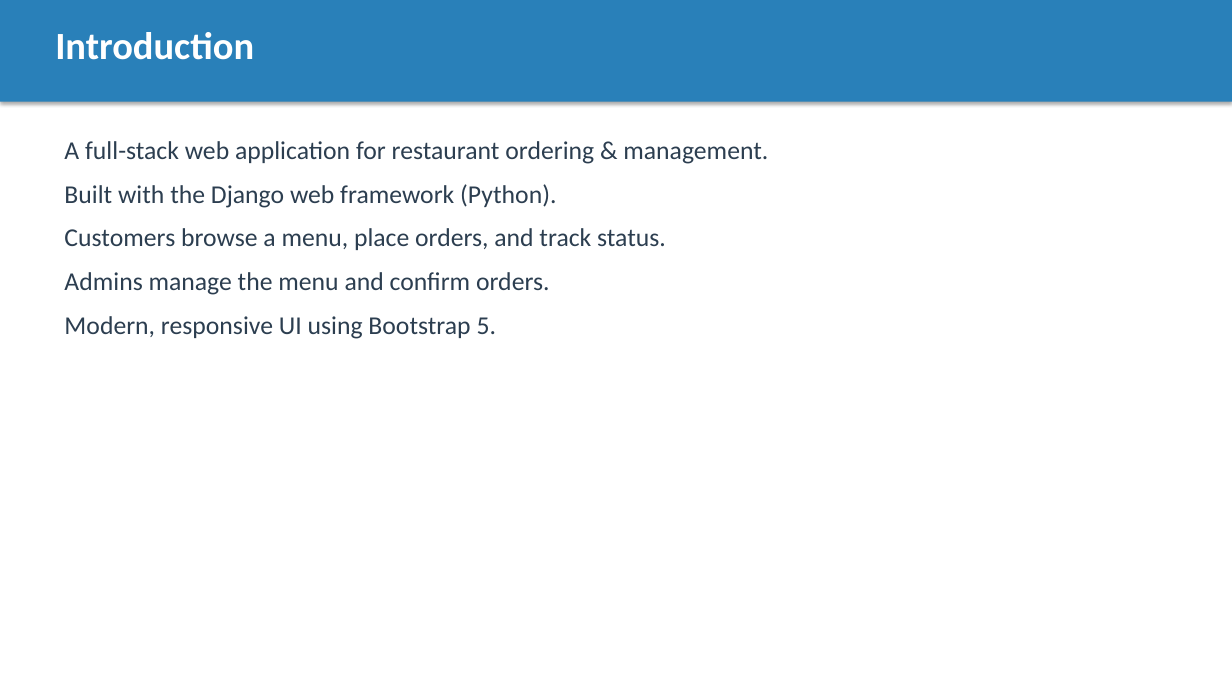
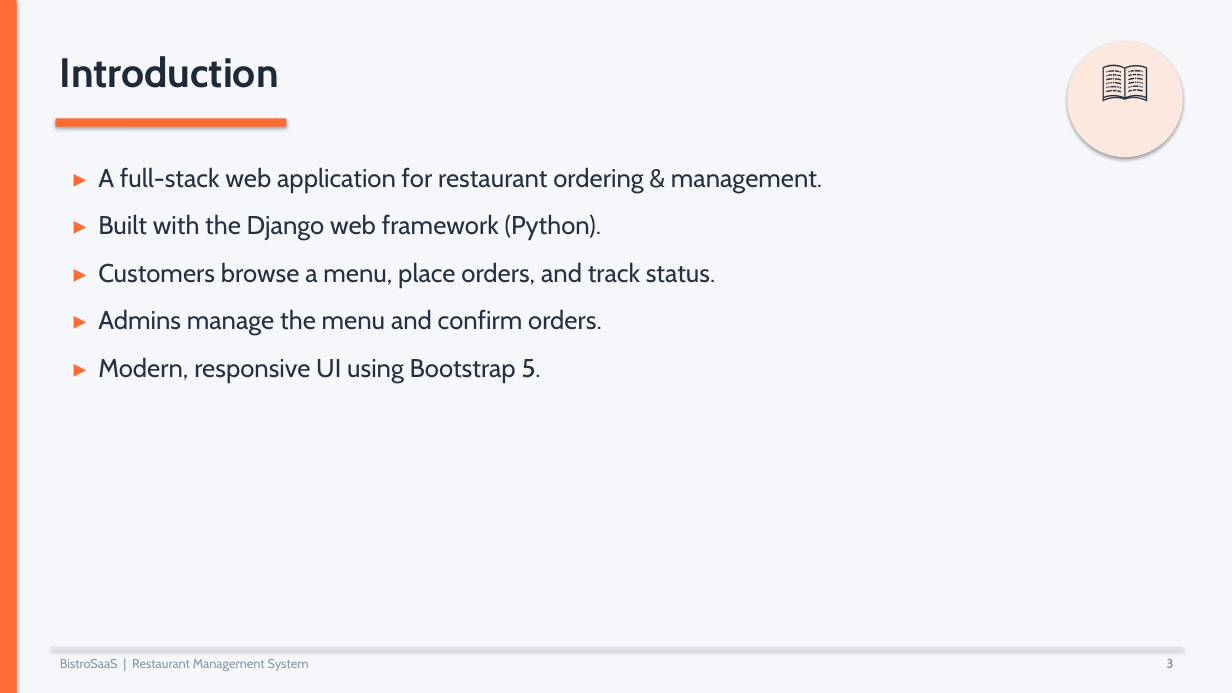
Before and after one commit to afridi-mussa/Resturant-Management-System, a slide deck: slide 3 of docs/Project_Presentation.pptx. Drawn at 1232x693 pixels with LibreOffice and Linux fonts; fonts in the diff are those of the drawing. Boxes give left, top, right and bottom in pixels: in the first picture for what was removed or moved away, otherwise in the second. Text is boxed around its words. In the diff, an @@ line names an element or a change of style, - is before the commit and + after.

```diff
--- a/docs/Project_Presentation.pptx
+++ b/docs/Project_Presentation.pptx
@@ background #FFFFFF to #F5F7FA @@
@@ rectangle removed at [0, 0, 1232, 102] @@
@@ rectangle added at [0, 0, 17, 693], fill #FF6B35 @@
@@ text "Introduction": place and size @@
-text "Introduction" at [55, 32, 254, 60]
+text "Introduction" at [60, 56, 279, 88]
@@ text "Introduction" at [60, 56, 279, 88]: size 30 to 32 pt, font Calibri to Cabin, text colour #FFFFFF to #1E2A38 @@
@@ ellipse added at [1067, 42, 1183, 157], fill #FDE8DF @@
@@ text added at [1067, 46, 1183, 152], 36 pt, text #243140 @@
+📖
@@ rounded rectangle added at [55, 118, 287, 127], fill #FF6B35 @@
@@ text at [98, 167, 822, 383]: text changed; font Calibri to Cabin; text colour #2C3E50 to #243140 @@
-A full-stack web application for restaurant ordering & management.
-Built with the Django web framework (Python).
-Customers browse a menu, place orders, and track status.
-Admins manage the menu and confirm orders.
-Modern, responsive UI using Bootstrap 5.
+▸ A full-stack web application for restaurant ordering & management.
+▸ Built with the Django web framework (Python).
+▸ Customers browse a menu, place orders, and track status.
+▸ Admins manage the menu and confirm orders.
+▸ Modern, responsive UI using Bootstrap 5.
@@ rectangle added at [51, 647, 1183, 649], fill #DDE3E9 @@
@@ text added at [60, 659, 309, 671], 10 pt, text #8A97A5 @@
+BistroSaaS | Restaurant Management System
@@ text added at [1167, 659, 1174, 668], 10 pt, text #8A97A5, bold @@
+3
```
Also in this commit, not shown: 19 other slides changed, 2 other files.
